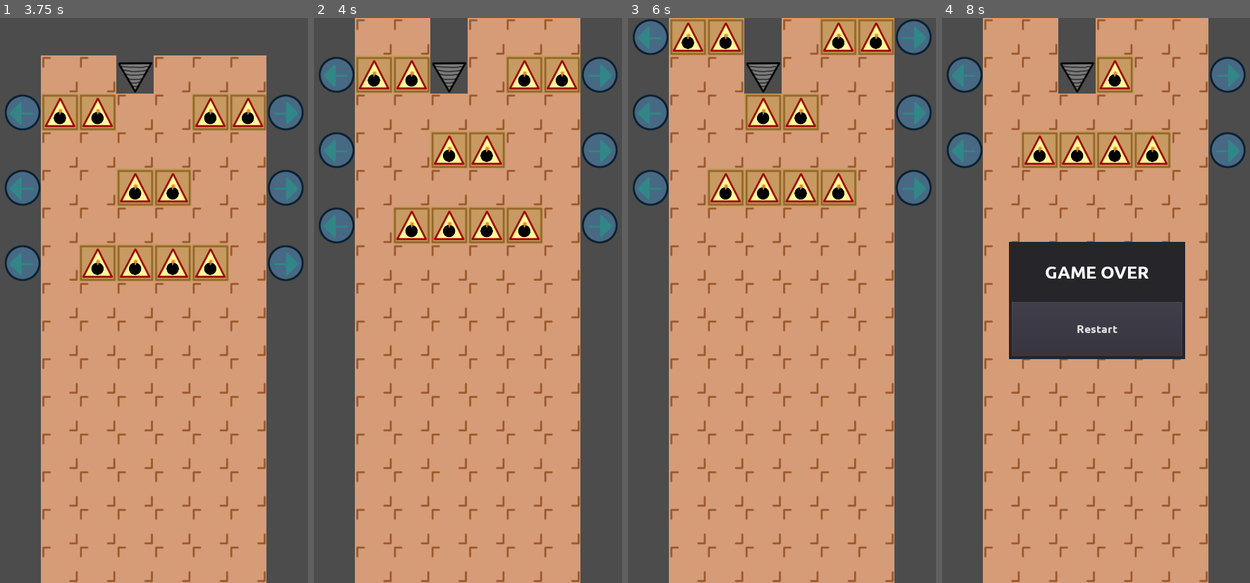
Above: before the commit, frames 1-4 (left to right).
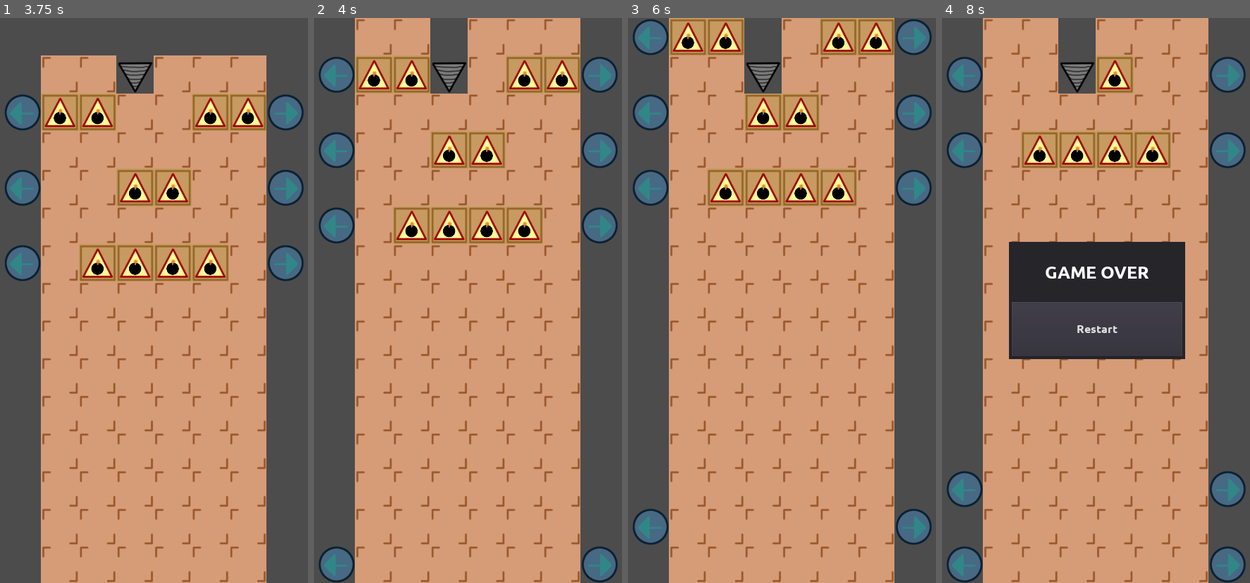
Above: after the commit, the same moments.

Repository: moisesjbc/fosu
Game: Godot game, scene res://gameplay/main/main.tscn
Two runs of this game, one before a commit and one after it. Both use one fixed random seed, a clock stepped at 60 frames per second and the inputs below.
Inputs (mouse positions are in pixels of both pictures, inside the frame that each line leads up to):
- Up to frame 1 (3.75 s): tap Enter at 0.5, 2.75 s; move the mouse to (224, 272) at 0.52 s; click (224, 272) at 0.67 s; tap Space at 1.25, 3.5 s; move the mouse to (92, 328) at 1.27 s; click (92, 328) at 1.42 s; move the mouse to (187, 176) at 2.02 s; click (187, 176) at 2.17 s; move the mouse to (138, 413) at 2.77 s; click (138, 413) at 2.92 s; move the mouse to (249, 385) at 3.52 s; click (249, 385) at 3.67 s
- Up to frame 2 (4 s): no input
- Up to frame 3 (6 s): tap Enter at 4.25 s; move the mouse to (686, 215) at 4.27 s; click (686, 215) at 4.42 s; tap Space at 5 s; move the mouse to (797, 300) at 5.02 s; click (797, 300) at 5.17 s; move the mouse to (735, 159) at 5.77 s; click (735, 159) at 5.92 s
- Up to frame 4 (8 s): move the mouse to (1166, 272) at 6.52 s; click (1166, 272) at 6.67 s; move the mouse to (1034, 328) at 7.27 s; click (1034, 328) at 7.42 s

Frame 1 is identical in both runs. In frame 2, 1.2% of the frame differs, in the area x 1-99%, y 93-100%; in frame 3, 1.2%; in frame 4, 2.3%, in the area x 1-99%, y 80-100%.

Commit message:
Add arrows randomly

Diff:
--- a/godot-project/gameplay/level/level.gd
+++ b/godot-project/gameplay/level/level.gd
@@ -3,7 +3,7 @@
 
 const LEFT_ARROW_ID = 1
 const RIGHT_ARROW_ID = 2
-const EARTH_ID = 3
+const EARTH_ID = 0
 const BOMB_ID = 4
 
 const FIRST_TILE_COLUMN = 1
@@ -74,8 +74,8 @@
 func dig():
 	create_new_row()
 
-	for row_index in range(0, LAST_VISIBLE_ROW):
-		for column_index in range(FIRST_TILE_COLUMN - 1, LAST_TILE_COLUMN + 2):
+	for row_index in range(0, LAST_VISIBLE_ROW + 1):
+		for column_index in range(FIRST_TILE_COLUMN - 2, LAST_TILE_COLUMN + 2):
 			set_cell(column_index, row_index, get_cell(column_index, row_index + 1))
 
 	var driller_current_pos = world_to_map(driller.global_position)
@@ -86,5 +86,15 @@
 
 
 func create_new_row():
+	randomize()
+
 	for column_index in range(FIRST_TILE_COLUMN, LAST_TILE_COLUMN + 1):
 		set_cell(column_index, LAST_VISIBLE_ROW + 1, EARTH_ID)
+
+	# Randomly add arrows
+	if randf() < 0.4:
+		set_cell(FIRST_TILE_COLUMN - 1, LAST_VISIBLE_ROW + 1, LEFT_ARROW_ID)
+		set_cell(LAST_TILE_COLUMN + 1, LAST_VISIBLE_ROW + 1, RIGHT_ARROW_ID)
+	else:
+		set_cell(FIRST_TILE_COLUMN - 1, LAST_VISIBLE_ROW + 1, -1)
+		set_cell(LAST_TILE_COLUMN + 1, LAST_VISIBLE_ROW + 1, -1)
